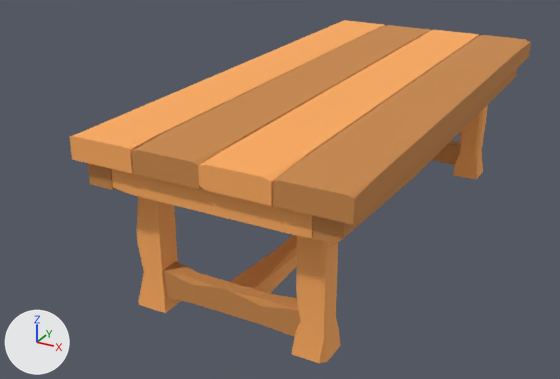
Before and after pictures for a commit that changed the FBX model Low Poly Table.fbx.
Rendered twice from a 50 mm lens placed at (2.12, -3.68, 1.67), pointed at (0.22, -0.23, -0.06). Lighting does not change. The marker at lower left points along +X, +Y and +Z. Where no turn or scale is listed for an object, it has been applied to the vertices.

Before the edit, the objects in view are built like this:
```python
me_cube_044 = bpy.data.meshes.new('Cube.044')
me_cube_044.from_pydata(...)  # 319 vertices, 227 faces; spans x -0.66..0.66, y -1.36..1.41, z -0.13..0.75
# faces by material slot: [147, 80]
me_cube_044.materials.append(mat_light_color_wood_re)  # orange #ffad5f
me_cube_044.materials.append(mat_dark_wood_color_wood_color)  # orange #ca894c
ob_cube_028 = bpy.data.objects.new('Cube.028', me_cube_044)
ob_cube_028.location = (0.498, -0.026, -0.199)
```
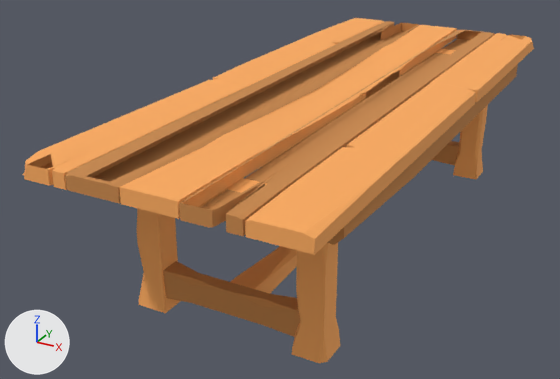
Boxes [x1, y1, x2, y2] around the edits, measured in the pictures (560 x 379 px):
'Cube.028', reshaped
    before: [69, 20, 531, 363]
    after: [137, 49, 518, 363]
'Board Cracked in Middle.002', added (orange)
    after: [245, 33, 534, 255]
'Board curved in middle', added (orange)
    after: [119, 25, 457, 219]
'Board Cracked at end.001', added (orange)
    after: [65, 21, 419, 204]
'Board Cracked at end', added (orange)
    after: [179, 30, 495, 236]
'Board Cracked in Middle', added (orange)
    after: [23, 18, 384, 190]
part 1 of me_cube_044, deleted (orange)
    before: [132, 25, 431, 189]
part 2 of me_cube_044, deleted (orange)
    before: [198, 30, 479, 206]
part 3 of me_cube_044, deleted (orange)
    before: [273, 35, 531, 225]
part 4 of me_cube_044, deleted (orange)
    before: [69, 20, 385, 173]

What changed in the scene script:
```text
Change me_cube_044:
    where me_cube_044.from_pydata(...)  # 319 vertices, 227 faces; spans x -0.66..0.66, y -1.36..1.41, z -0.13..0.75
    used by ob_cube_028; location = (0.498, -0.026, -0.199)
    me_cube_044 part 1: the loose piece of 18 vertices spanning x -0.33..0.0, y -1.36..1.41, z 0.64..0.75 is deleted
    me_cube_044 part 2: the loose piece of 18 vertices spanning x 0.0..0.32, y -1.36..1.41, z 0.64..0.75 is deleted
    me_cube_044 part 3: the loose piece of 16 vertices spanning x 0.33..0.66, y -1.36..1.41, z 0.64..0.75 is deleted
    me_cube_044 part 4: the loose piece of 16 vertices spanning x -0.66..-0.34, y -1.36..1.41, z 0.64..0.75 is deleted
Add me_cube_005:
    me_cube_005.from_pydata(...)  # 58 vertices, 38 faces; spans x -0.13..0.13, y -1.66..1.66, z -0.03..0.03
    me_cube_005.materials.append(mat_dark_wood_color_wood_color)  # orange #ca894c
Add me_cube_007:
    me_cube_007.from_pydata(...)  # 133 vertices, 119 faces; spans x -0.13..0.13, y -1.66..1.66, z -0.04..0.03
    me_cube_007.materials.append(mat_light_color_wood_re)  # orange #ffad5f
Add me_cube_003:
    me_cube_003.from_pydata(...)  # 58 vertices, 38 faces; spans x -0.13..0.13, y -1.66..1.66, z -0.03..0.03
    me_cube_003.materials.append(mat_dark_wood_color_wood_color)  # orange #ca894c
Add me_cube_009:
    me_cube_009.from_pydata(...)  # 55 vertices, 43 faces; spans x -0.13..0.13, y -1.66..1.66, z -0.09..0.03
    me_cube_009.materials.append(mat_light_color_wood_re)  # orange #ffad5f
Add me_cube_002:
    me_cube_002.from_pydata(...)  # 133 vertices, 119 faces; spans x -0.13..0.13, y -1.66..1.66, z -0.04..0.03
    me_cube_002.materials.append(mat_light_color_wood_re)  # orange #ffad5f
Add ob_board_cracked_at_end:
    ob_board_cracked_at_end = bpy.data.objects.new('Board Cracked at end', me_cube_005)
    ob_board_cracked_at_end.location = (0.73, 0.0, 0.48)
Add ob_board_cracked_in_middle:
    ob_board_cracked_in_middle = bpy.data.objects.new('Board Cracked in Middle', me_cube_007)
    ob_board_cracked_in_middle.location = (-0.077, 0.0, 0.484)
Add ob_board_cracked_at_end_001:
    ob_board_cracked_at_end_001 = bpy.data.objects.new('Board Cracked at end.001', me_cube_003)
    ob_board_cracked_at_end_001.location = (0.19, 0.0, 0.484)
Add ob_board_curved_in_middle:
    ob_board_curved_in_middle = bpy.data.objects.new('Board curved in middle', me_cube_009)
    ob_board_curved_in_middle.location = (0.459, 0.0, 0.484)
Add ob_board_cracked_in_middle_002:
    ob_board_cracked_in_middle_002 = bpy.data.objects.new('Board Cracked in Middle.002', me_cube_002)
    ob_board_cracked_in_middle_002.location = (1.003, 0.0, 0.48)
```
